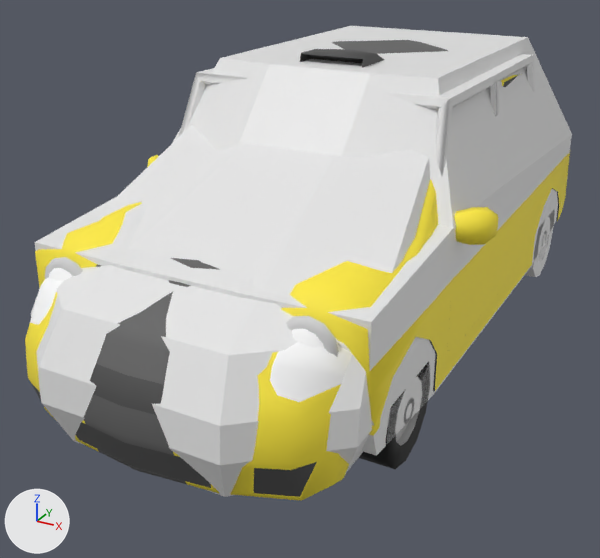
A saved change to the FBX model unity_project_meu_laranjo/Assets/Modelos/Carros/carros.fbx.
Camera for both pictures: a camera (50 mm lens) standing at (5.51, -12.41, 6.49) and looking at (-0.43, -1.62, 1.09). The axes (+X, +Y, +Z) are drawn at lower left. The lights are the same throughout. Where no turn or scale is listed for an object, it has been applied to the vertices. Vertices at the same position are counted once.

The first picture shows 'carro_acessorio_respiradouro_teto_', 'carroceria_000', 'carroceria_mr_bean', 'carroceria_mr_bean_MESH', 'carroceria_mr_bean_porta_01', 'carroceria_punto', 'carroceria_punto_MESH', 'carroceria_punto_porta_01', 'roda_1', 'roda_3'.
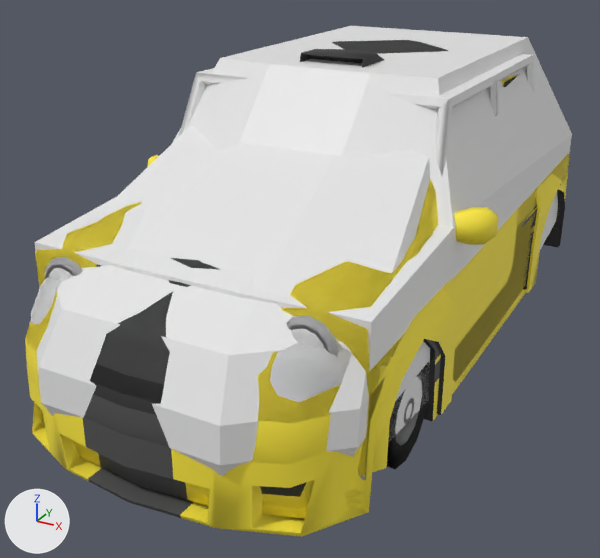
Where the newer file only moved an object's origin or applied its transform, the numbers keep the older frame.

Location of each change, [x1, y1, x2, y2] in pixels of the pictures (600 x 558 px):
'carroceria_punto_04', added: after [25, 161, 567, 537]
    faces in mat_carro_cor_01 (yellow #ffeb3d): [25, 161, 567, 537]
    faces in mat_carro_cor_02 (dark grey #505050): [82, 208, 538, 518]
    faces in mat_carro_luz_01 (white #ffffff): [30, 277, 352, 402]
    faces in mat_carro_detalhes_01 (black #303030): [90, 184, 561, 422]
'carroceria_mr_bean_04', added (yellow): after [35, 40, 565, 480]
    faces in mat_carro_cor_01 (yellow #ffeb3d): [35, 75, 564, 480]
    faces in mat_carro_cor_02 (dark grey #505050): [96, 40, 448, 287]
    faces in mat_carro_detalhes_02 (light grey #d1d1d1): [45, 257, 365, 480]
    faces in mat_carro_detalhes_01 (black #303030): [434, 74, 565, 415]
    faces in mat_carro_luz_01 (white #ffffff): [49, 268, 324, 348]
'carroceria_punto_03', added: after [42, 163, 566, 519]
    faces in mat_carro_cor_02 (dark grey #505050): [86, 409, 187, 500]
    faces in mat_carro_cor_01 (yellow #ffeb3d): [42, 163, 566, 519]
    faces in mat_carro_luz_01 (white #ffffff): [312, 339, 351, 357]
'carroceria_mr_bean_03', added (yellow): after [61, 152, 570, 477]
    faces in mat_carro_cor_01 (yellow #ffeb3d): [365, 152, 570, 477]
    faces in mat_carro_detalhes_01 (black #303030): [544, 206, 559, 245]
'carroceria_punto_02', added (yellow): after [41, 276, 527, 510]
    faces in mat_carro_cor_01 (yellow #ffeb3d): [41, 276, 527, 510]
'roda_3', recoloured, moved (not visible afterwards): before [525, 210, 554, 277]
part 1 of me_cube_013, recoloured: before [525, 210, 554, 277]
part 2 of me_cube_013, recoloured: before [538, 232, 550, 262]
'carroceria_punto', unchanged, covered by the edit: before [25, 162, 567, 501]; after [25, 162, 566, 497]
'carroceria_mr_bean', unchanged, covered by the edit: before [35, 40, 570, 435]; after [54, 174, 568, 410]

Patch to the scene script:
```diff
--- a/unity_project_meu_laranjo/Assets/Modelos/Carros/carros.fbx.py
+++ b/unity_project_meu_laranjo/Assets/Modelos/Carros/carros.fbx.py
@@ me_cube_013 @@
 me_cube_013.from_pydata(...)  # 96 vertices, 86 faces; spans x -0.3..0.2, y -0.75..0.75, z -0.75..0.75
+# me_cube_013 part 1: 25 of the faces centred in x -0.3..0.2, y -0.7..0.7, z -0.7..0.7 switch from no material to mat_pneu_borracha (black #000000)
+# me_cube_013 part 2: 61 of the faces centred in x 0.1..0.2, y -0.42..0.42, z -0.42..0.42 switch from no material to mat_pneu_aro (grey #b8b8b8)
@@ ob_roda_3 @@
 ob_roda_3 = bpy.data.objects.new('roda_3', me_cube_013)
-ob_roda_3.location = (2.2, 3.0, 0.75)
+ob_roda_3.location = (2.2, -3.9, 0.75)
@@ ob_carroceria_punto_03 @@
+ob_carroceria_punto_03 = bpy.data.objects.new('carroceria_punto_03', me_cube_015_1)  # 802 vertices, 624 faces; spans x -2.46..2.46, y -6.52..4.83, z 0.27..4.28; in mat_carro_cor_01 (yellow #ffeb3d), mat_carro_cor_02 (dark grey #636363), mat_carro_vidro (blue #7cb8ff), mat_carro_detalhes_01 (dark grey #4e4e4e), mat_carro_detalhes_02 (light grey #d1d1d1), mat_carro_luz_01 (white #ffffff), mat_carro_luz_03 (red #ff0000)
+ob_carroceria_punto_03.location = (0.0, 0.0, 0.0)
@@ ob_carroceria_punto_02 @@
+ob_carroceria_punto_02 = bpy.data.objects.new('carroceria_punto_02', me_cube_013_1)  # 912 vertices, 723 faces; spans x -2.46..2.46, y -6.52..4.83, z 0.4..4.28; in mat_carro_cor_01 (yellow #ffeb3d), mat_carro_cor_02 (dark grey #636363), mat_carro_vidro (blue #7cb8ff), mat_carro_detalhes_01 (dark grey #4e4e4e), mat_carro_detalhes_02 (light grey #d1d1d1), mat_carro_luz_01 (white #ffffff), mat_carro_luz_03 (red #ff0000)
+ob_carroceria_punto_02.location = (0.0, 0.0, 0.0)
@@ ob_carroceria_mr_bean_03 @@
+ob_carroceria_mr_bean_03 = bpy.data.objects.new('carroceria_mr_bean_03', me_cube_052)  # 855 vertices, 739 faces; spans x -2.42..2.42, y -5.54..4.63, z 0.18..4.56; in mat_carro_cor_01 (yellow #ffeb3d), mat_carro_cor_02 (dark grey #636363), mat_carro_vidro (blue #7cb8ff), mat_carro_detalhes_01 (dark grey #4e4e4e), mat_carro_detalhes_02 (light grey #d1d1d1), mat_carro_luz_01 (white #ffffff), mat_carro_luz_02 (yellow #ffff00), mat_carro_luz_03 (red #ff0000)
+ob_carroceria_mr_bean_03.location = (0.0, 0.0, 0.0)
@@ ob_carroceria_punto_04 @@
+ob_carroceria_punto_04 = bpy.data.objects.new('carroceria_punto_04', me_cube_036)  # 1044 vertices, 835 faces; spans x -2.49..2.49, y -6.52..4.83, z 0.15..4.28; in mat_carro_cor_01 (yellow #ffeb3d), mat_carro_cor_02 (dark grey #636363), mat_carro_vidro (blue #7cb8ff), mat_carro_detalhes_01 (dark grey #4e4e4e), mat_carro_detalhes_02 (light grey #d1d1d1), mat_carro_luz_01 (white #ffffff), mat_carro_luz_03 (red #ff0000)
+ob_carroceria_punto_04.location = (0.0, 0.0, 0.0)
@@ ob_carroceria_mr_bean_04 @@
+ob_carroceria_mr_bean_04 = bpy.data.objects.new('carroceria_mr_bean_04', me_cube_051)  # 949 vertices, 805 faces; spans x -2.54..2.54, y -5.54..4.63, z 0.18..4.56; in mat_carro_cor_01 (yellow #ffeb3d), mat_carro_cor_02 (dark grey #636363), mat_carro_vidro (blue #7cb8ff), mat_carro_detalhes_01 (dark grey #4e4e4e), mat_carro_detalhes_02 (light grey #d1d1d1), mat_carro_luz_01 (white #ffffff), mat_carro_luz_02 (yellow #ffff00), mat_carro_luz_03 (red #ff0000)
+ob_carroceria_mr_bean_04.location = (0.0, 0.0, 0.0)
```
